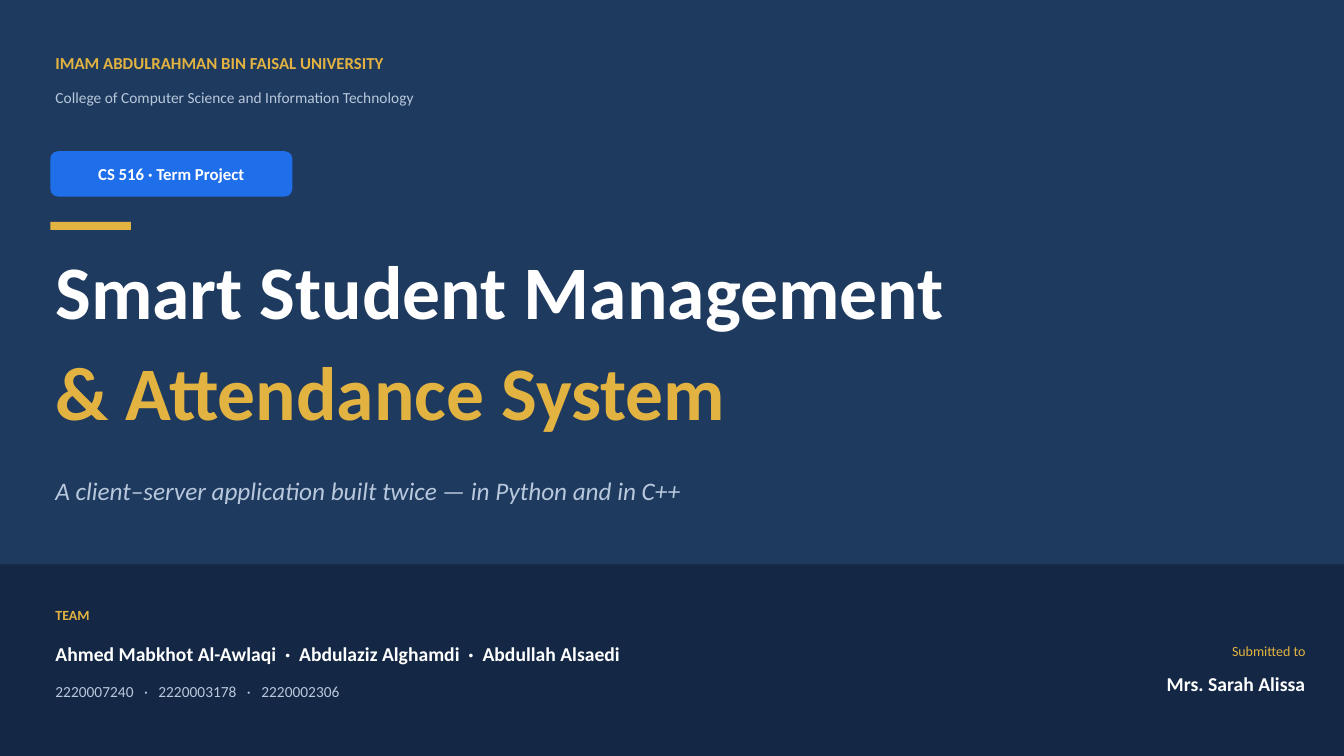
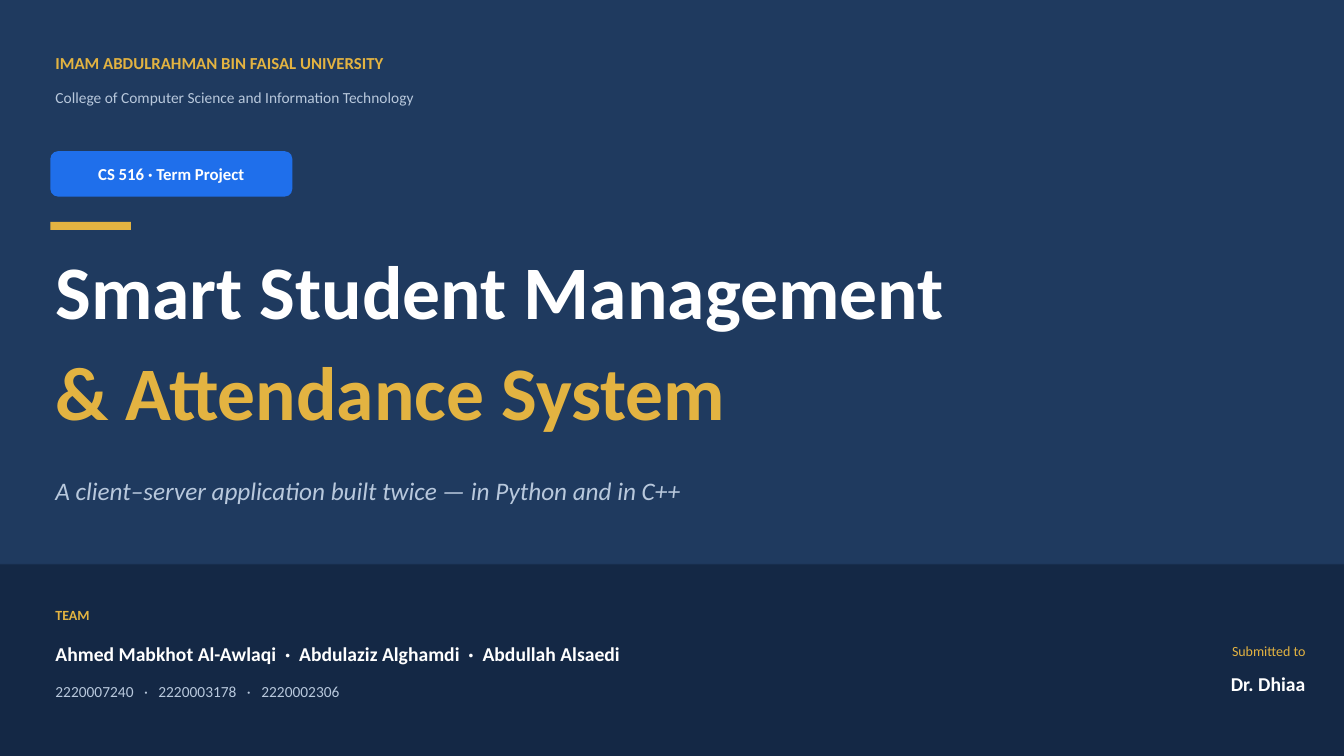
Before and after one commit to abdullahalsaedi2003-dotcom/adaved-programing-project, a slide deck: slide 1 of Report/CS516_Presentation.pptx. Drawn at 1344x756 pixels with LibreOffice and Linux fonts; fonts in the diff are those of the drawing. Boxes give left, top, right and bottom in pixels: in the first picture for what was removed or moved away, otherwise in the second. Text is boxed around its words. In the diff, an @@ line names an element or a change of style, - is before the commit and + after.

Commit message:
Personalize: Dr. Dhiaa as supervisor; team-only mentions; @iau emails
- Student emails switched to {student_id}@iau.edu.sa format
- All course instructors set to Dr. Dhiaa (course supervisor)
- All non-team personal names removed (replaced with generic placeholders
  like 'Demo Student' / 'Test Student' for screenshot scenarios)
- Report, presentation title slide, README, and test guide updated
- Both server binaries rebuilt with new seed data
- All 21 screenshots re-captured against the corrected database

```diff
--- a/Report/CS516_Presentation.pptx
+++ b/Report/CS516_Presentation.pptx
@@ text at [1231,677,1305,691]: text changed @@
-Mrs. Sarah Alissa
+Dr. Dhiaa
```
Also in this commit, not shown: 2 other slides changed, 36 other files.
